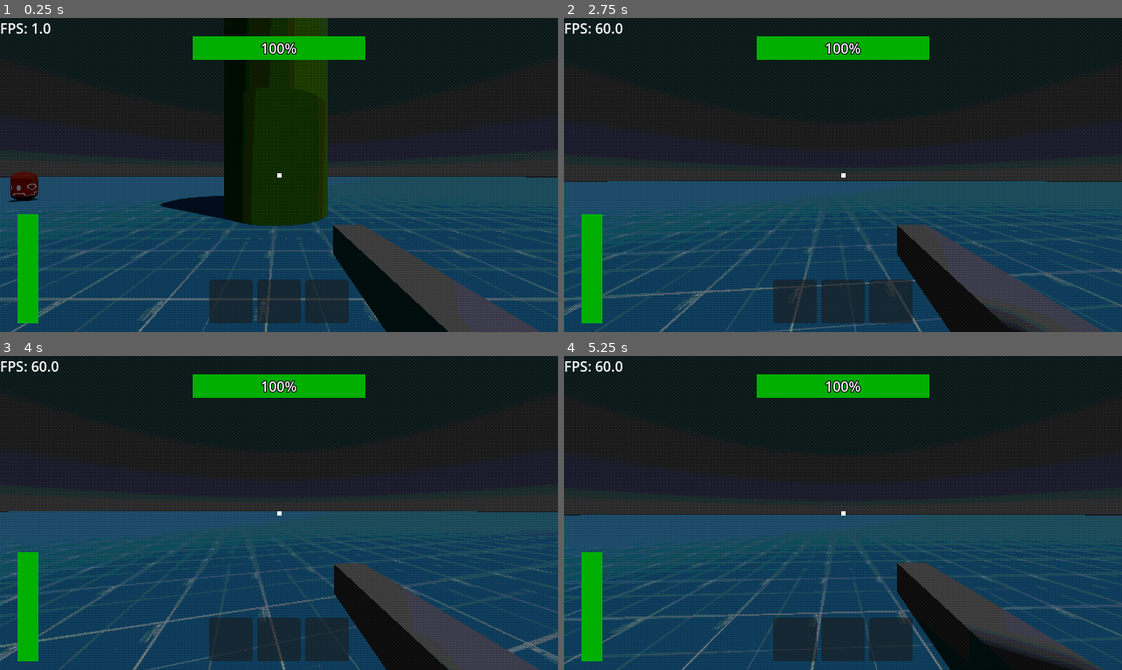
Above: before the commit, frames 1-4 (two rows, left to right).
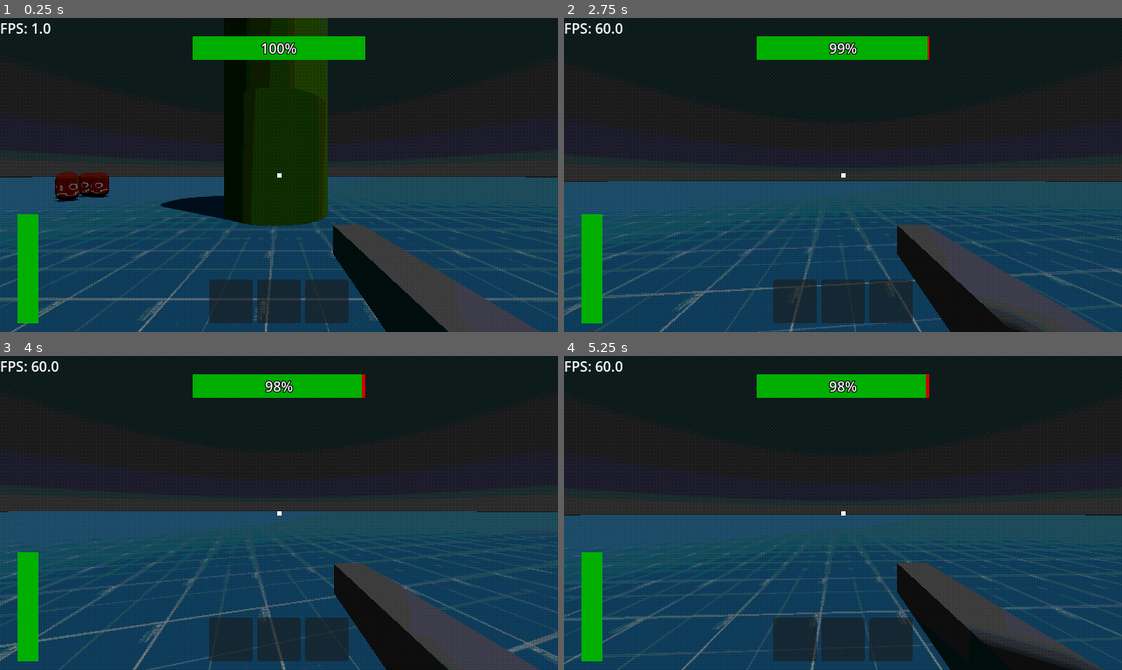
Above: after the commit, the same moments.

Repository: EmilHakala/treeoflife
Game: Godot game, scene res://Test_Scene/main.tscn
The game is run twice, just before and just after one commit, with the same random seed, the same clock (stepped at 60 frames per second) and the same inputs.
Inputs (mouse positions are in pixels of both pictures, inside the frame that each line leads up to):
- Up to frame 1 (0.25 s): no input
- Up to frame 2 (2.75 s): tap Enter at 0.5 s; move the mouse to (870, 175) at 0.52 s; hold W from 0.53 s (still down); click (870, 175) at 0.6 s; move the mouse to (815, 175) at 1.27 s; tap E at 1.35 s; move the mouse to (854, 168) at 2.02 s; hold Q from 2.03 s (still down)
- Up to frame 3 (4 s): keep holding W; move the mouse to (273, 519) at 2.77 s; release Q at 2.78 s; tap Shift at 2.85 s; move the mouse to (323, 516) at 3.52 s; click (323, 516) at 3.6 s
- Up to frame 4 (5.25 s): keep holding W; move the mouse to (798, 509) at 4.27 s; tap E at 4.35 s; move the mouse to (848, 513) at 5.02 s; hold Q from 5.03 s (still down)

The runs differ from the first frame. In frame 1, 1.2% of the frame differs, in the area x 1-20%, y 48-59%; in frame 2, 0.2%; in frame 3, 0.3%; in frame 4, 0.3%.

Commit message:
enemy test
Need to fix fps drop

Diff:
--- a/Test_Scene/main.tscn
+++ b/Test_Scene/main.tscn
@@ -92,6 +92,21 @@
 collision_layer = 17
 collision_mask = 19
 
+[node name="SimpleEnemy2" parent="." instance=ExtResource("4_l0vc6")]
+transform = Transform3D(1, 0, 0, 0, 1, 0, 0, 0, 1, -3.07296, 0.982013, 18.6066)
+collision_layer = 17
+collision_mask = 19
+
+[node name="SimpleEnemy3" parent="." instance=ExtResource("4_l0vc6")]
+transform = Transform3D(1, 0, 0, 0, 1, 0, 0, 0, 1, -3.07296, 0.982013, 18.6066)
+collision_layer = 17
+collision_mask = 19
+
+[node name="SimpleEnemy4" parent="." instance=ExtResource("4_l0vc6")]
+transform = Transform3D(1, 0, 0, 0, 1, 0, 0, 0, 1, -3.07296, 0.982013, 18.6066)
+collision_layer = 17
+collision_mask = 19
+
 [node name="GridContainer" type="GridContainer" parent="."]
 anchors_preset = 7
 anchor_left = 0.5
@@ -121,3 +136,9 @@
 
 [connection signal="collided_with_player" from="SimpleEnemy" to="PlayerCharacter" method="_on_simple_enemy_collided_with_player"]
 [connection signal="collided_with_static_on_layer_5" from="SimpleEnemy" to="Tree" method="_on_simple_enemy_collided_with_static_on_layer_5"]
+[connection signal="collided_with_player" from="SimpleEnemy2" to="PlayerCharacter" method="_on_simple_enemy_collided_with_player"]
+[connection signal="collided_with_static_on_layer_5" from="SimpleEnemy2" to="Tree" method="_on_simple_enemy_collided_with_static_on_layer_5"]
+[connection signal="collided_with_player" from="SimpleEnemy3" to="PlayerCharacter" method="_on_simple_enemy_collided_with_player"]
+[connection signal="collided_with_static_on_layer_5" from="SimpleEnemy3" to="Tree" method="_on_simple_enemy_collided_with_static_on_layer_5"]
+[connection signal="collided_with_player" from="SimpleEnemy4" to="PlayerCharacter" method="_on_simple_enemy_collided_with_player"]
+[connection signal="collided_with_static_on_layer_5" from="SimpleEnemy4" to="Tree" method="_on_simple_enemy_collided_with_static_on_layer_5"]
